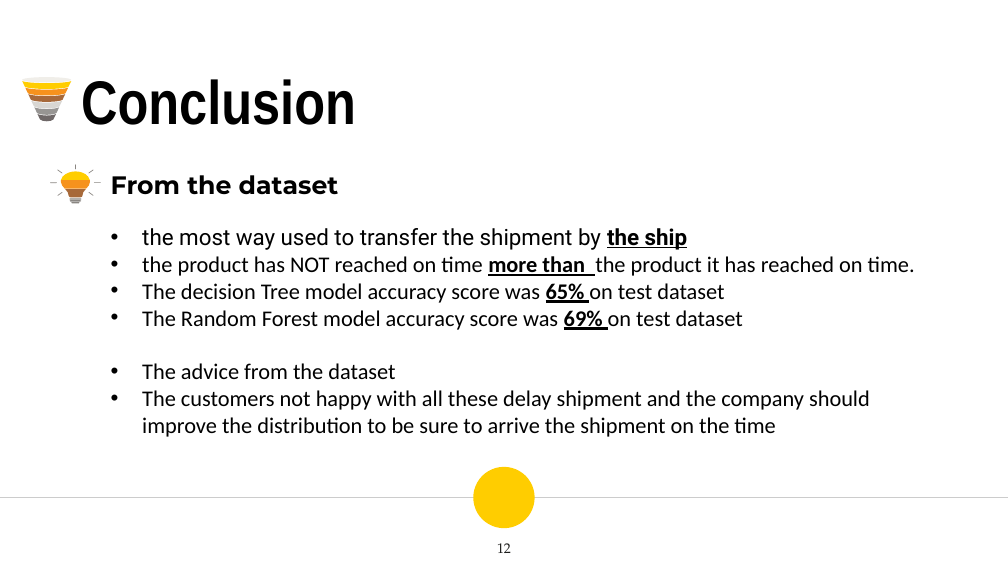
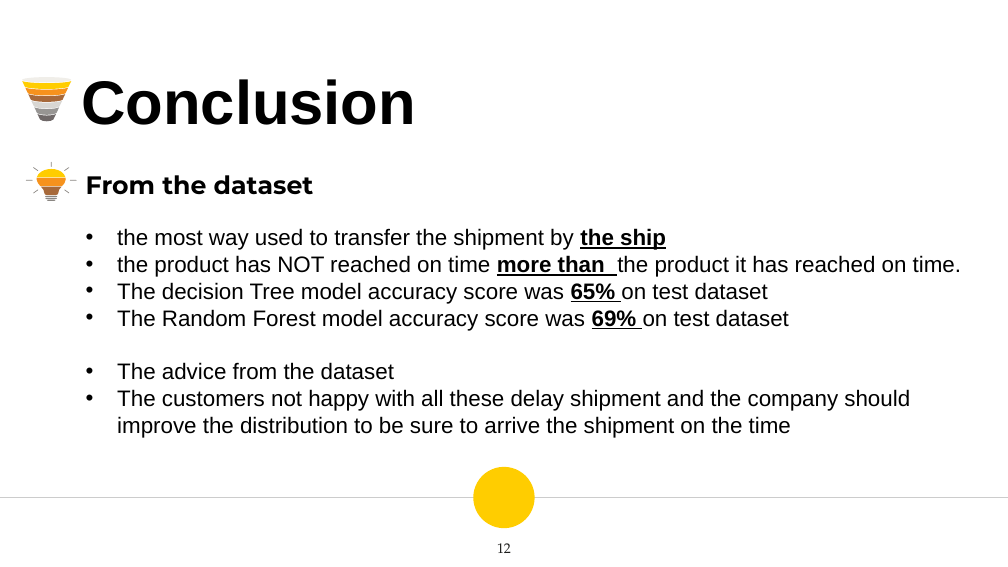
Before and after one commit to Meshari16/project, a slide deck: slide 12 of mainproject.pptx. Drawn at 1008x567 pixels with LibreOffice and Linux fonts; fonts in the diff are those of the drawing. Boxes give left, top, right and bottom in pixels: in the first picture for what was removed or moved away, otherwise in the second. Text is boxed around its words. In the diff, an @@ line names an element or a change of style, - is before the commit and + after.

```diff
--- a/mainproject.pptx
+++ b/mainproject.pptx
@@ text "Conclusion" at (81, 79, 416, 125): font Arial Narrow to Arial @@
@@ 6 freeform shapes: place and size @@
-6 freeform shapes at (50, 164, 101, 183)
+6 freeform shapes at (26, 162, 77, 181)
@@ text "From the dataset": place and size @@
-text "From the dataset" at (111, 175, 915, 437)
+text "From the dataset" at (86, 175, 961, 438)
@@ 7 freeform shapes: place and size @@
-7 freeform shapes at (57, 180, 94, 204)
+7 freeform shapes at (33, 177, 70, 201)
@@ text at (117, 228, 961, 438): font Roboto to Arial in "the most way used to transfer the ..."; font Calibri to Arial in "the product has NOT reached on time ...", "The decision Tree model accuracy score was ...", "The Random Forest model accuracy score was ...", "The advice from the dataset" and 1 more places @@
```
Also in this commit, not shown: 7 other slides changed.
